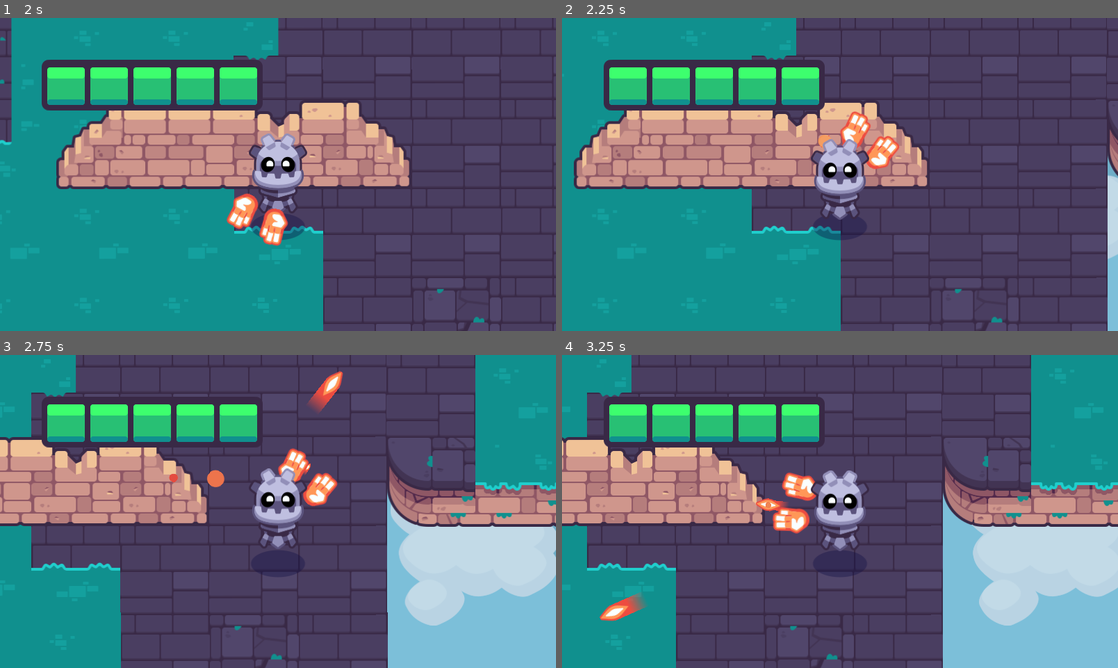
Above: before the commit, frames 1-4 (two rows, left to right).
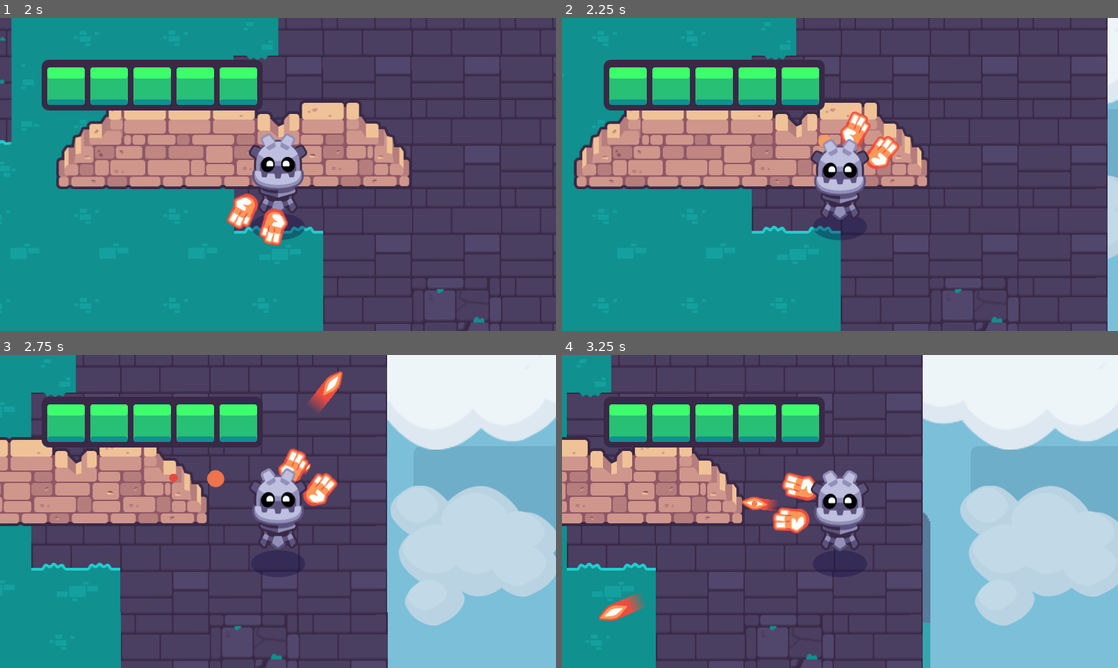
Above: after the commit, the same moments.

Repository: mel0327/2d-GameDev-course
Game: Godot game, scene res://start.tscn
Two runs of this game, one before a commit and one after it. Both use one fixed random seed, a clock stepped at 60 frames per second and the inputs below. This scene is started directly instead of the project's main scene. Sound files missing from this copy of the repository are replaced by a short silence.
Inputs (mouse positions are in pixels of both pictures, inside the frame that each line leads up to):
- Up to frame 1 (2 s): tap Enter at 0.5 s; move the mouse to (400, 158) at 0.52 s; hold D (move_right) 0.53-1.25 s; hold Mouse wheel down (cycle_weapon_down) 0.53-1.25 s; click (400, 158) at 0.67 s; drag from (166, 190) to (250, 237) at 1.27 s
- Up to frame 2 (2.25 s): move the mouse to (895, 105) at 2.02 s; press the mouse at (895, 105) at 2.03 s; hold D (move_right) from 2.03 s (still down)
- Up to frame 3 (2.75 s): keep holding D (move_right)
- Up to frame 4 (3.25 s): release D (move_right) at 2.75 s; release the mouse at (895, 442) at 2.75 s; drag from (812, 574) to (689, 477) at 2.77 s

Frame 1 is identical in both runs. In frame 2, 0.9% of the frame differs, in the area x 98-100%, y 0-51%; in frame 3, 17%; in frame 4, 31%, in the area x 0-100%, y 0-100%.

Commit message:
Add Bridges

Diff:
--- a/02.getting-to-know-godot/start.tscn
+++ b/02.getting-to-know-godot/start.tscn
@@ -17,7 +17,7 @@
 tile_set = ExtResource("2_vnf5n")
 format = 2
 layer_0/name = "Bridges"
-layer_0/tile_data = PackedInt32Array(-589811, 262144, 1, -262139, 65536, 1, -262138, 131072, 1)
+layer_0/tile_data = PackedInt32Array(-262139, 65536, 1, -262138, 131072, 1, -262137, 262144, 1, -262136, 262144, 1, -720883, 196608, 1, -589807, 262144, 1, -655343, 262144, 1, -655345, 262144, 1, -655344, 262144, 1, -655346, 262144, 1, -655347, 262144, 1, -262135, 262144, 1)
 metadata/_edit_lock_ = true
 
 [node name="InvisibleWalls" type="TileMap" parent="."]
@@ -33,10 +33,10 @@
 position = Vector2(-640, -1024)
 
 [node name="RoomB" parent="." instance=ExtResource("6_5qrxo")]
-position = Vector2(768, -1024)
+position = Vector2(1222, -986)
 
 [node name="RoomC" parent="." instance=ExtResource("7_j6fix")]
-position = Vector2(512, -2560)
+position = Vector2(572, -2776)
 
 [node name="BackgroundBlueSky" parent="." instance=ExtResource("8_k7u4k")]
 
Not shown, changed: 02.getting-to-know-godot/godot_tours.log
Not shown, added: 02.getting-to-know-godot/godot_tours.log-D5wrSE
